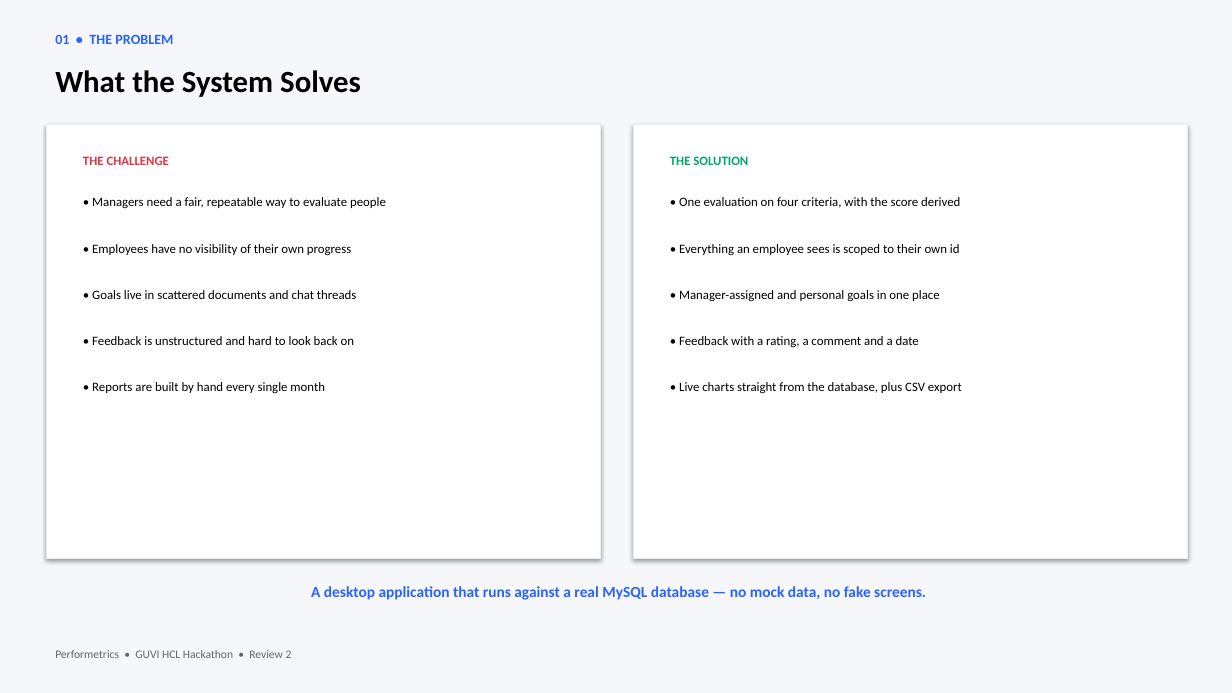
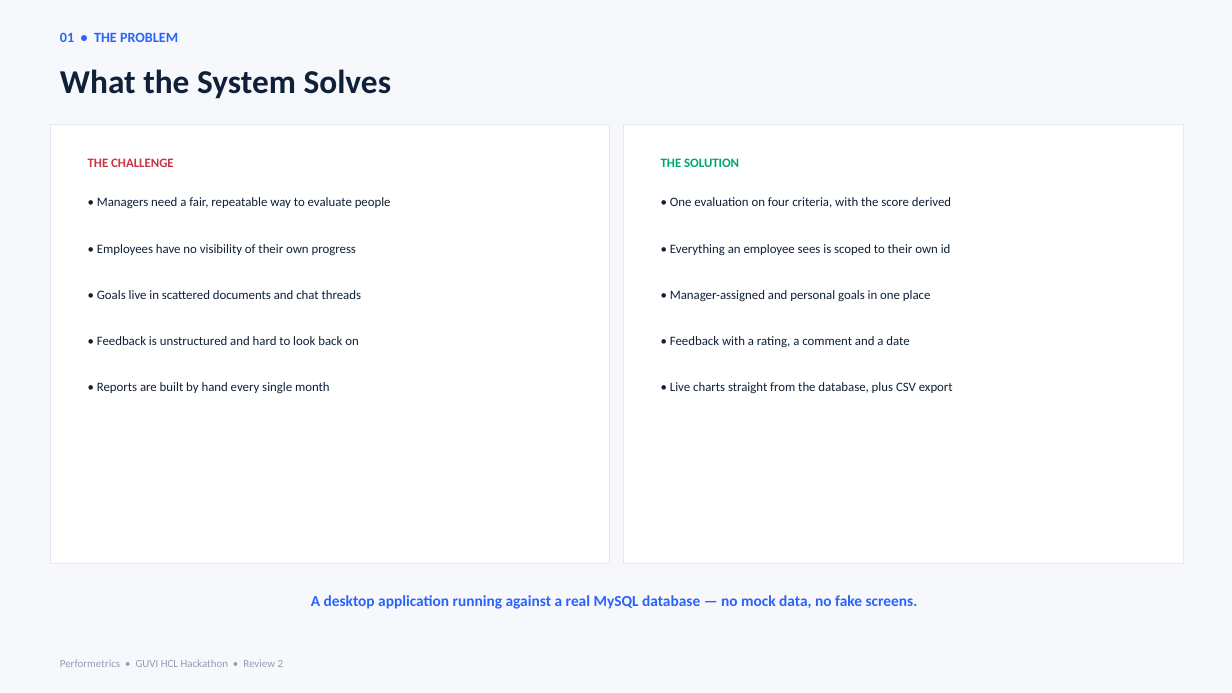
Before and after one commit to Harshitsingh798/EmployeePerformanceSystem, a slide deck: slide 2 of docs/Review2_Final_Performetrics.pptx. Drawn at 1232x693 pixels with LibreOffice and Linux fonts; fonts in the diff are those of the drawing. Boxes give left, top, right and bottom in pixels: in the first picture for what was removed or moved away, otherwise in the second. Text is boxed around its words. In the diff, an @@ line names an element or a change of style, - is before the commit and + after.

Commit message:
Complete Employee Performance System audit, tests, and Review 2 PPT

```diff
--- a/docs/Review2_Final_Performetrics.pptx
+++ b/docs/Review2_Final_Performetrics.pptx
@@ background #F5F7FB to #F6F8FC @@
@@ text "01 • THE PROBLEM": place and size @@
-text "01 • THE PROBLEM" at [55, 34, 173, 44]
+text "01 • THE PROBLEM" at [60, 32, 178, 42]
@@ text "What the System Solves" at [60, 69, 391, 99]: size 24 to 26 pt, text colour #000000 to #102038 @@
@@ rectangle: place and size @@
-rectangle at [46, 125, 601, 559]
+rectangle at [51, 125, 610, 564]
@@ rectangle at [51, 125, 610, 564]: outline #EAEEF3 0.75 pt to #E2E8F0 0.75 pt; shadow off @@
@@ rectangle at [624, 125, 1183, 564]: outline #EAEEF3 0.75 pt to #E2E8F0 0.75 pt; shadow off @@
@@ rectangle: place and size @@
-rectangle at [633, 125, 1188, 559]
+rectangle at [624, 125, 1183, 564]
@@ text "THE CHALLENGE" at [88, 158, 173, 167]: text colour #DC3545 to #C83545 @@
@@ text "THE SOLUTION": place and size @@
-text "THE SOLUTION" at [670, 156, 748, 165]
+text "THE SOLUTION" at [661, 158, 739, 167]
@@ text "• One evaluation on four ...": place and size @@
-text "• One evaluation on four ..." at [679, 197, 960, 208]
+text "• One evaluation on four ..." at [670, 197, 951, 208]
@@ text "• Everything an employee sees ...": place and size @@
-text "• Everything an employee sees ..." at [679, 244, 960, 255]
+text "• Everything an employee sees ..." at [670, 244, 951, 256]
@@ text "• Manager-assigned and personal goals ...": place and size @@
-text "• Manager-assigned and personal goals ..." at [679, 290, 940, 301]
+text "• Manager-assigned and personal goals ..." at [670, 290, 931, 302]
@@ text "• Feedback with a rating, ...": place and size @@
-text "• Feedback with a rating, ..." at [679, 336, 919, 347]
+text "• Feedback with a rating, ..." at [670, 336, 909, 347]
@@ text colour #000000 to #102038 in 10 elements at [97, 197, 391, 209], [97, 244, 356, 255], [97, 290, 362, 299], [97, 336, 359, 345], [97, 382, 330, 394], [670, 197, 951, 208], [670, 244, 951, 256], [670, 290, 931, 302], [670, 336, 909, 347], [670, 382, 953, 393] @@
@@ text "• Live charts straight from ...": place and size @@
-text "• Live charts straight from ..." at [679, 382, 962, 394]
+text "• Live charts straight from ..." at [670, 382, 953, 393]
@@ text at [311, 595, 918, 609]: text changed @@
-A desktop application that runs against a real MySQL database — no mock data, no fake screens.
+A desktop application running against a real MySQL database — no mock data, no fake screens.
@@ text "Performetrics • GUVI HCL Hackathon ...": place and size @@
-text "Performetrics • GUVI HCL Hackathon ..." at [55, 650, 292, 658]
+text "Performetrics • GUVI HCL Hackathon ..." at [60, 659, 284, 667]
@@ text "Performetrics • GUVI HCL Hackathon ..." at [60, 659, 284, 667]: size 9 to 8.5 pt, text colour #646464 to #909DAE @@
```
Also in this commit, not shown: 9 other slides changed, 1 other file.
